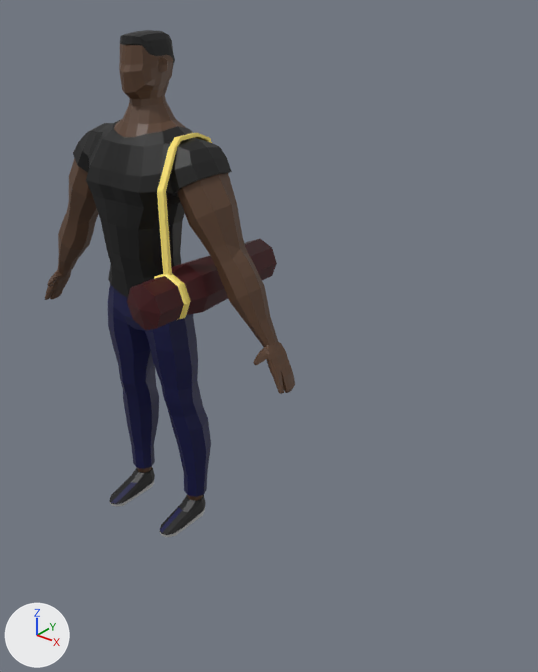
One commit to the FBX model EscapeEmocional/Assets/Models/marombado.fbx: the scene before it, then after it.
Before and after are seen from a 50 mm lens placed at (1.84, -1.65, 1.92), pointed at (0.44, 0.1, 0.83). The lights are fixed; the arrows at lower left show +X, +Y and +Z.

Script lines for the objects in view, before the commit:
```python
me_cylinder = bpy.data.meshes.new('Cylinder')
me_cylinder.from_pydata(...)  # 182 vertices, 151 faces; spans x 1.52..3.36, y 9.43..15.24, z -3.35..2.88
# faces by material slot: [72, 79]
me_cylinder.materials.append(mat_material_005)  # dark red #3f0209
me_cylinder.materials.append(mat_material_006)  # yellow #ffe875
me_cylinder_001 = bpy.data.meshes.new('Cylinder.001')
me_cylinder_001.from_pydata(...)  # 1255 vertices, 1252 faces; spans x -2.56..2.56, y -0.76..0.6, z 0.03..7.39
# faces by material slot: [402, 632, 194, 24]
me_cylinder_001.materials.append(mat_material_001)  # black #000000
me_cylinder_001.materials.append(mat_material_003)  # brown #583e2b
me_cylinder_001.materials.append(mat_material_002)  # dark blue #000342
me_cylinder_001.materials.append(mat_material_004)  # grey #b8b8b8
ob_bolsa = bpy.data.objects.new('Bolsa', me_cylinder)
ob_bolsa.location = (0.0, 0.0, 0.0)
ob_bolsa.rotation_euler = (1.571, 0.0, 0.0)  # degrees (90, 0, 0)
ob_bolsa.scale = (0.097, 0.097, 0.097)
ob_corpo = bpy.data.objects.new('Corpo', me_cylinder_001)
ob_corpo.location = (0.0, 0.0, 0.0)
ob_corpo.scale = (0.239, 0.239, 0.239)
```
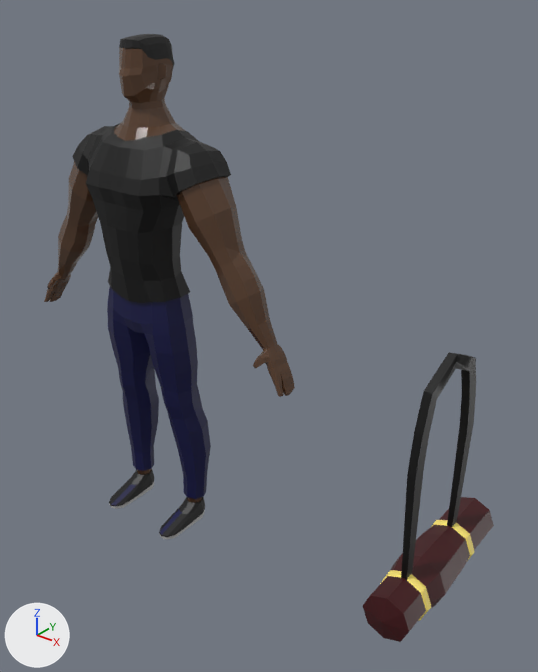
Where the change shows, as pixel boxes (x1, y1, x2, y2) in the pictures (538 x 672 px; the box of a moved part takes in the faces that stretch with it):
'Corpo', reshaped, moved, rescaled
    before: (45, 30, 295, 537)
    after: (44, 34, 295, 539)
'Bolsa', reshaped, moved, rescaled, turned
    before: (127, 133, 277, 330)
    after: (363, 352, 494, 642)
part 2 of me_cylinder, moved or reshaped
    before: (244, 239, 277, 280)
    after: (439, 497, 494, 550)
part 3 of me_cylinder, moved or reshaped
    before: (127, 276, 184, 330)
    after: (363, 576, 426, 642)
part 4 of me_cylinder, moved or reshaped
    before: (172, 256, 228, 315)
    after: (391, 525, 470, 609)
part 5 of me_cylinder, moved or reshaped
    before: (154, 273, 191, 320)
    after: (380, 570, 431, 621)
part 6 of me_cylinder, moved or reshaped (not visible before)
    after: (430, 520, 474, 561)
part 7 of me_cylinder, added (black)
    after: (401, 352, 476, 580)
part 8 of me_cylinder, deleted
    before: (157, 133, 212, 275)

The change in detail:
me_cylinder is used by ob_bolsa; location (0.0, 0.0, 0.0); rotation (1.571, 0.0, 0.0), in degrees (90, 0, 0); scale (0.097, 0.097, 0.097).
me_cylinder had 182 vertices, 151 faces and spanned x 1.52..3.36, y 9.43..15.24, z -3.35..2.88.
me_cylinder now has 202 vertices, 174 faces and spans x 4.37..5.12, y -1.08..1.45, z -3.17..0.25.
me_cylinder part 2: the loose piece of 17 vertices spanning x 1.66..3.22, y 9.57..11.12, z -3.35..-1.58 is turned 90 degrees about the x axis through its middle and scaled by 0.407, then moved by (2.31, -9.26, -0.33).
me_cylinder part 3: the loose piece of 25 vertices spanning x 1.66..3.22, y 9.57..11.12, z 1.7..2.88 is turned 90 degrees about the x axis through its middle and scaled by 0.407, then moved by (2.31, -11.19, -5.08).
me_cylinder part 4: the loose piece of 40 vertices spanning x 1.52..3.36, y 9.43..11.27, z -1.26..1.38 is turned 90 degrees about the x axis through its middle and scaled by 0.407, then moved by (2.31, -10.29, -2.86).
me_cylinder part 5: the loose piece of 36 vertices spanning x 1.6..3.28, y 9.51..11.18, z 1.38..1.7 is turned 90 degrees about the x axis through its middle and scaled by 0.407, then moved by (2.31, -10.89, -4.34).
me_cylinder part 6: the loose piece of 32 vertices spanning x 1.62..3.27, y 9.52..11.17, z -1.58..-1.26 is turned 90 degrees about the x axis through its middle and scaled by 0.407, then moved by (2.31, -9.68, -1.38).
me_cylinder part 7: a new loose piece of 52 vertices spanning x 4.67..4.78, y -0.66..0.82, z -2.6..0.25, in mat_material_001 (black #000000).
me_cylinder part 8: the loose piece of 32 vertices spanning x 1.72..2.56, y 10.75..15.24, z -1.5..1.63 is deleted.
me_cylinder now uses material mat_material_001 (black #000000).
me_cylinder_001 is used by ob_corpo; location (0.0, 0.0, 0.0); scale (0.239, 0.239, 0.239).
me_cylinder_001 had 1255 vertices, 1252 faces and spanned x -2.56..2.56, y -0.76..0.6, z 0.03..7.39.
me_cylinder_001 now has 1255 vertices, 1258 faces and spans x -0.61..0.61, y -0.18..0.15, z -0.96..0.79.
me_cylinder_001 part 1: 1223 vertices removed from x -2.56..2.56, y -0.76..0.6, z 0.03..7.39; 1255 vertices added at x -0.61..0.61, y -0.18..0.15, z -0.96..0.79.
Object 'Bolsa' (ob_bolsa) turns from (90, 0, 0) to (0, 0, 0) degrees about x, y and z.
Object 'Bolsa' (ob_bolsa) moves from (0.0, 0.0, 0.0) to (0.0, -0.006, 0.962).
Object 'Bolsa' (ob_bolsa) is rescaled from (0.097, 0.097, 0.097) to (0.239, 0.239, 0.239).
Object 'Corpo' (ob_corpo) is rescaled from (0.239, 0.239, 0.239) to (1.0, 1.0, 1.0).
Object 'Corpo' (ob_corpo) moves from (0.0, 0.0, 0.0) to (0.0, -0.006, 0.962).
